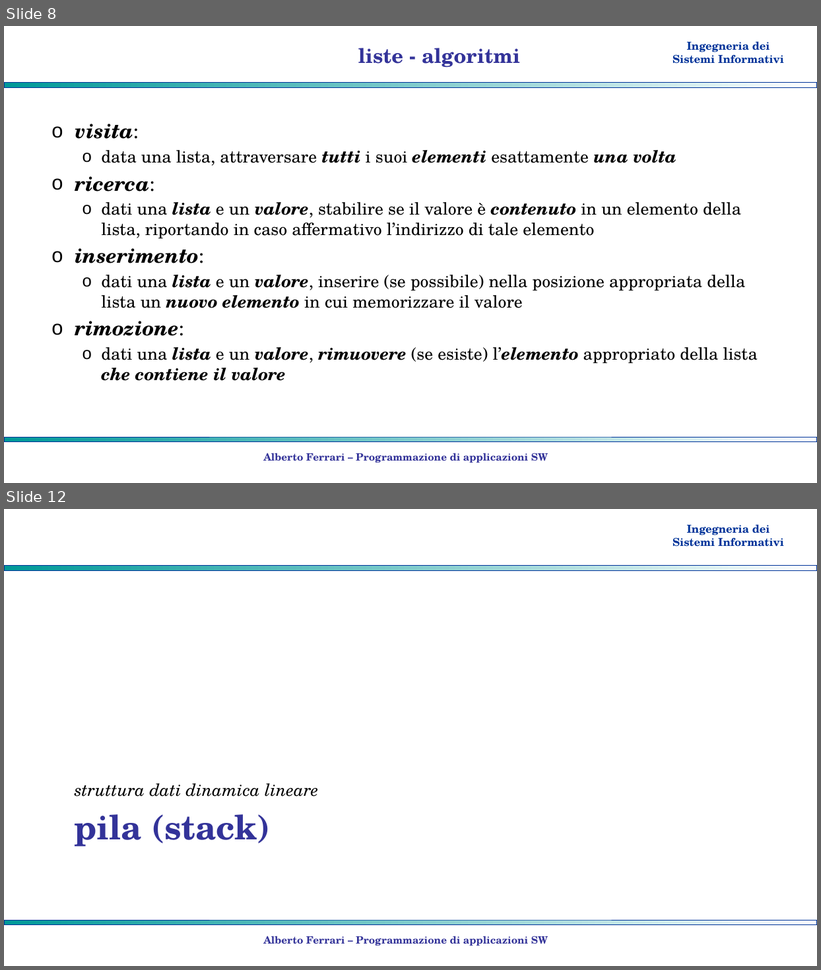
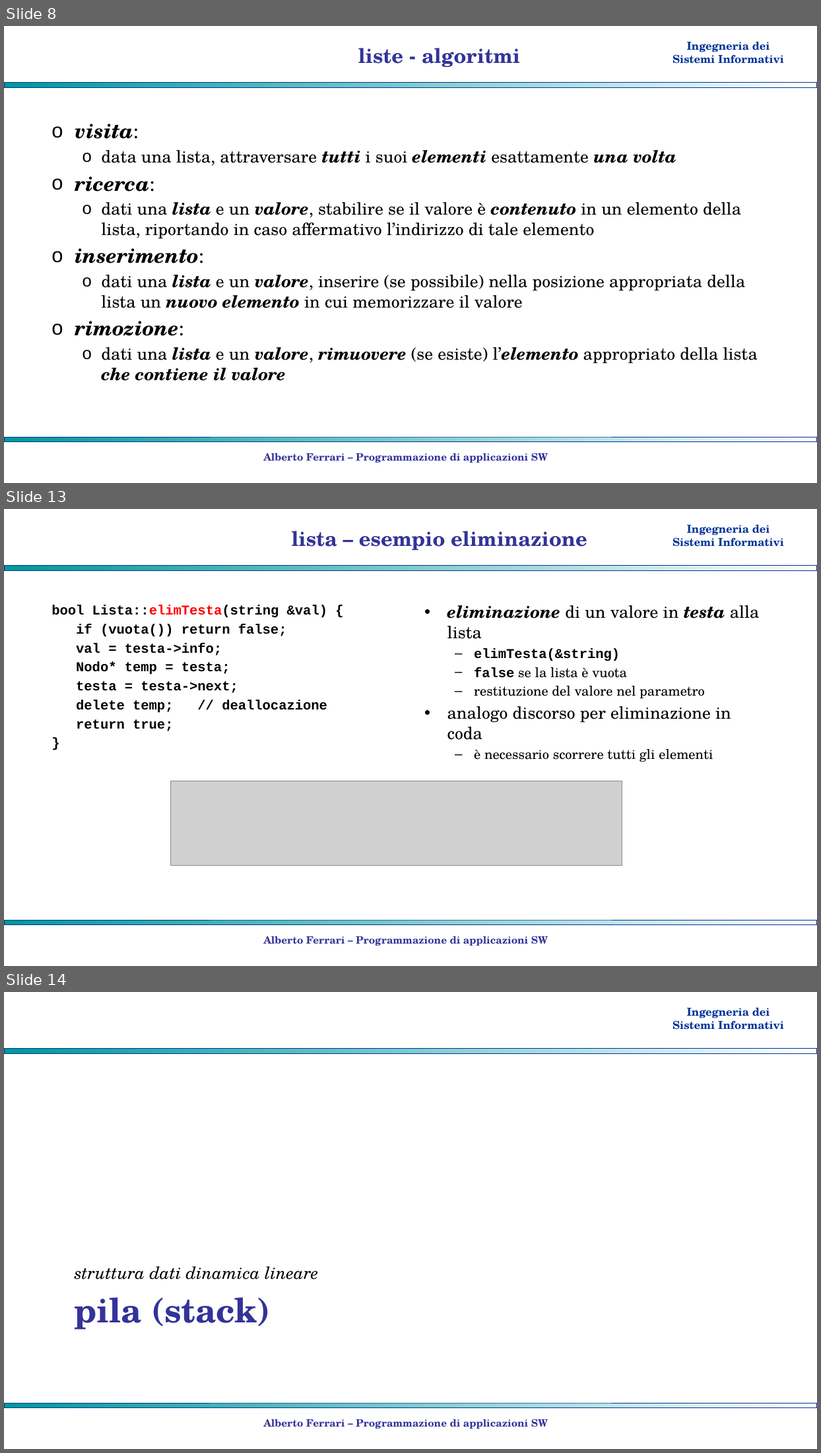
Before and after one commit to albertoferrari/pasw, a slide deck: lezioni/PASW06 - strutture lineari.pptx. Shown one above the other, each under a label of ours: slides 8 and 12 before the commit, slides 8, 13 and 14 after it; the slides between them are not shown. The pictures are 821x970 and 821x1453 pixels, drawn with LibreOffice and Linux fonts; fonts in the diff are those of the drawing; grey boxes stand for pictures; background and template pictures are left out. Boxes give left, top, right and bottom in pixels: in the first picture for what was removed or moved away, otherwise in the second. Text is boxed around its words. In the diff, an @@ line names an element or a change of style, - is before the commit and + after.

```diff
--- a/lezioni/PASW06 - strutture lineari.pptx
+++ b/lezioni/PASW06 - strutture lineari.pptx
@@ slide 13 added at (x1=4, y1=509, x2=817, y2=966), background #FFFFFF; not listed: 3 template elements that a slide beside it also shows @@
@@ title added at (x1=292, y1=531, x2=587, y2=551), 24 pt, text #333399, bold @@
+lista – esempio eliminazione
@@ text added at (x1=52, y1=605, x2=327, y2=731), 16 pt, text #000000, bold @@
+bool Lista::elimTesta(string &val) {
+if (vuota()) return false;
+val = testa->info;
+Nodo* temp = testa;
+testa = testa->next;
+delete temp; // deallocazione
+return true;
+}
@@ text added at (x1=448, y1=605, x2=760, y2=762), 16 pt, text #000000 @@
+• eliminazione di un valore in testa alla lista
+  – elimTesta(&string)
+  – false se la lista è vuota
+  – restituzione del valore nel parametro
+• analogo discorso per eliminazione in coda
+  – è necessario scorrere tutti gli elementi
@@ picture added at (x1=170, y1=781, x2=622, y2=867) @@
@@ text added at (x1=263, y1=936, x2=548, y2=946), 12 pt, text #333399, bold @@
+Alberto Ferrari – Programmazione di applicazioni SW
@@ what was slide 12 is now slide 14 @@
```
Also in this commit, not shown: 8 slides changed, 2 other slides added, 1 other file.
